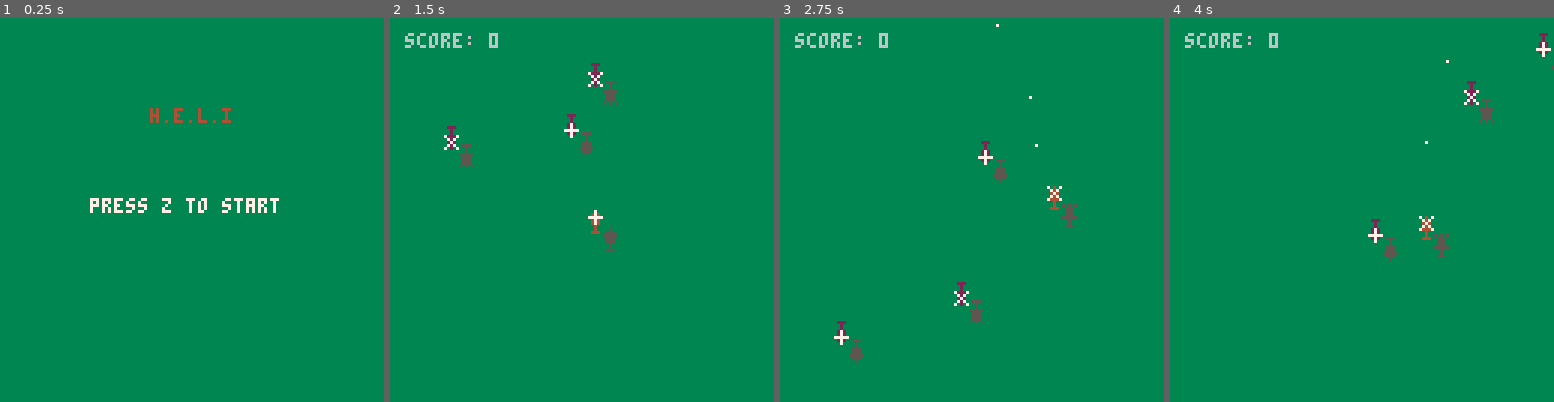
Above: before the commit, frames 1-4 (left to right).
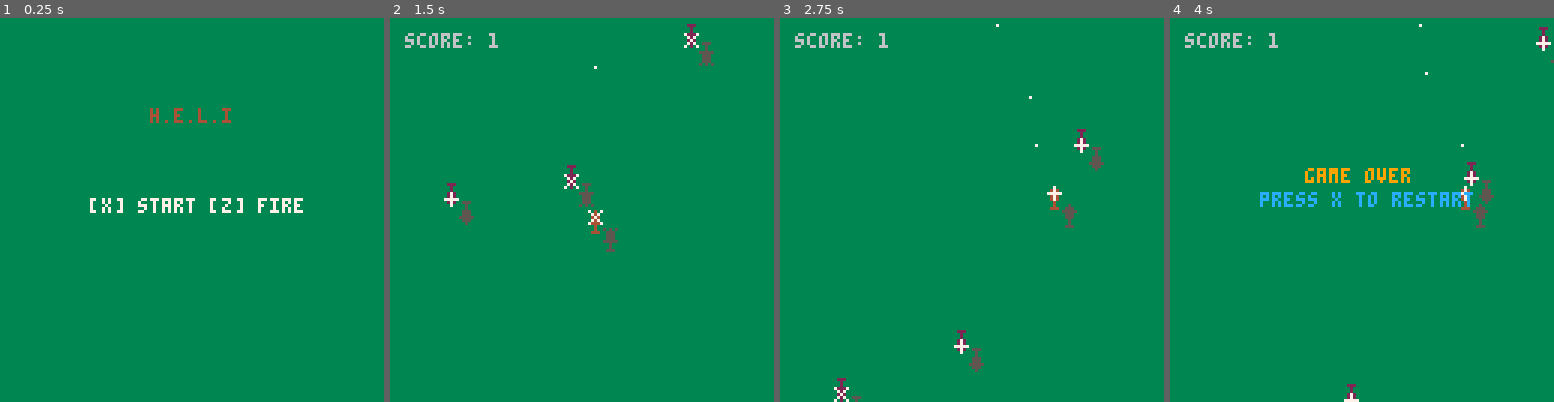
Above: after the commit, the same moments.

Repository: zothynine/heli
Game: PICO-8 cartridge heli.p8
Two runs of this game, one before a commit and one after it. Both use one fixed random seed, a clock stepped at 60 frames per second and the inputs below.
Inputs:
- Up to frame 1 (0.25 s): no input
- Up to frame 2 (1.5 s): tap X (X key) at 0.33, 1.07 s; tap O (Z key) at 0.7 s
- Up to frame 3 (2.75 s): hold Right 1.6-2.1 s; tap O (Z key) at 1.7, 2.1, 2.5 s; tap X (X key) at 1.85 s; hold Up 2.15-2.42 s; hold Right from 2.47 s (still down)
- Up to frame 4 (4 s): tap O (Z key) at 2.9, 3.3, 3.7 s; tap X (X key) at 2.97 s; release Right at 3.03 s; hold Left 3.08-3.58 s; hold Down 3.63-3.97 s

The runs differ from the first frame. In frame 1, 0.7% of the frame differs, in the area x 24-79%, y 46-51%; in frame 2, 1.8%; in frame 3, 1.6%; in frame 4, 3.0%, in the area x 23-100%, y 1-100%.

Commit message:
Use the [X] key to start the game

Diff:
--- a/heli.p8
+++ b/heli.p8
@@ -53,7 +53,7 @@
 		y = 30 + shadows.starttxt_y
 	}
 
-	if btn(4) then
+	if btn(5) then
 		start_game()
 	end
 end
@@ -63,7 +63,7 @@
 	rectfill(0,0,128,128,3)
 	print("h.e.l.i",shadow.x,shadow.y,5)
 	print("h.e.l.i",50,30,4)
-	print("press z to start",30,60,7)
+	print("[x] start [z] fire",30,60,7)
 end
 
 --game
@@ -212,12 +212,12 @@
 
 --game over
 function update_game_over()
-	if btn(4) then start_game()  end
+	if btn(5) then start_game()  end
 end
 
 function draw_game_over()
 	print("game over", 45, 50, 9)
-	print("press z to restart",30,58,12)
+	print("press x to restart",30,58,12)
 end
 
 function _init()
